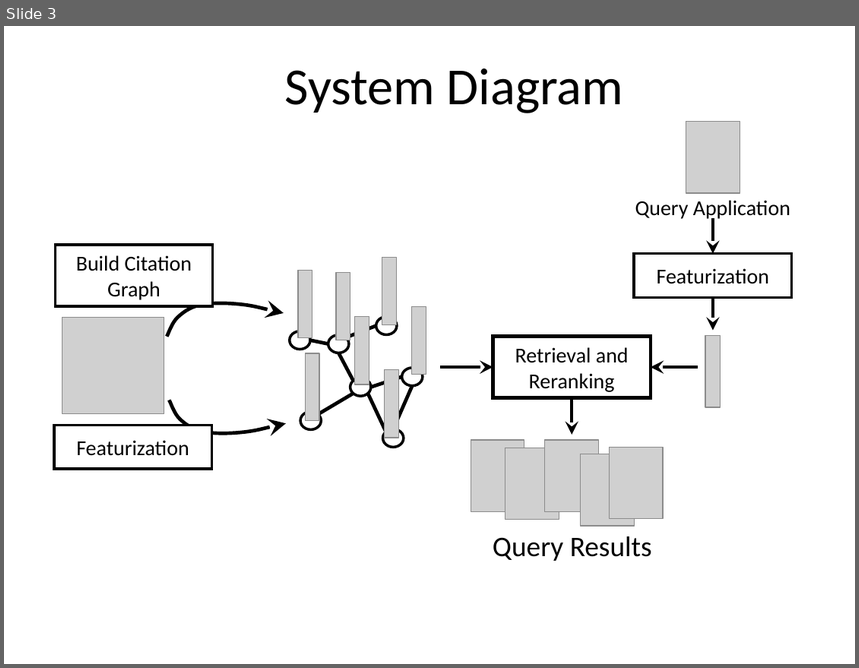
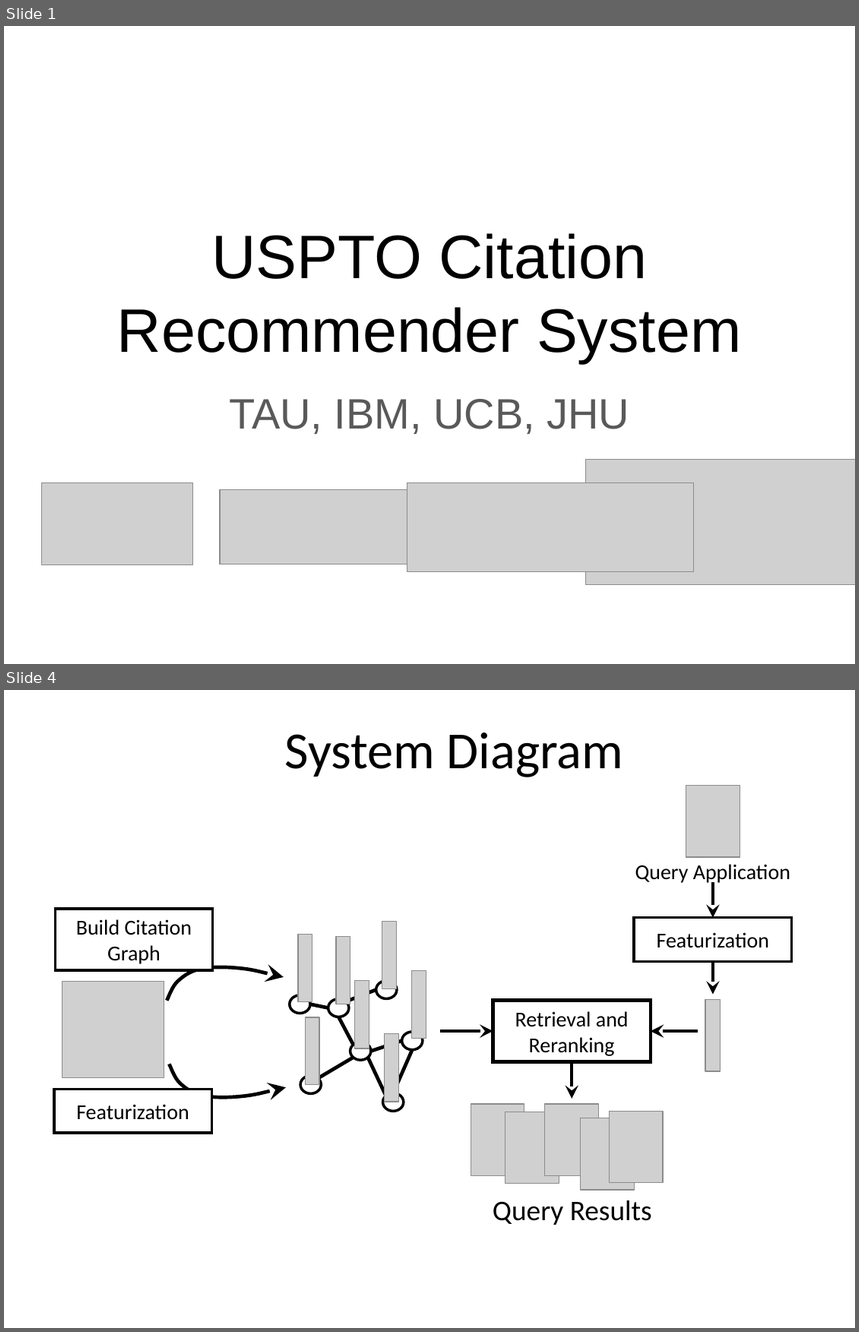
Before and after one commit to alexgittens/XDataUSPTOHackathon, a slide deck: XDATA_Sep2016_klevin_slides.pptx. Shown one above the other, each under a label of ours: slide 3 before the commit, slides 1 and 4 after it; the slides between them are not shown. The pictures are 859x668 and 859x1332 pixels, drawn with LibreOffice and Linux fonts; fonts in the diff are those of the drawing; grey boxes stand for pictures; background and template pictures are left out. Boxes give left, top, right and bottom in pixels: in the first picture for what was removed or moved away, otherwise in the second. Text is boxed around its words. In the diff, an @@ line names an element or a change of style, - is before the commit and + after.

```diff
--- a/XDATA_Sep2016_klevin_slides.pptx
+++ b/XDATA_Sep2016_klevin_slides.pptx
@@ slide 1 added at box(4, 26, 855, 664), background #FFFFFF @@
@@ title added at box(117, 233, 741, 363), 52 pt, text #000000 @@
+USPTO Citation Recommender System
@@ subtitle added at box(229, 399, 629, 434), 36 pt, text #595959 @@
+TAU, IBM, UCB, JHU
@@ picture added at box(586, 459, 855, 585) @@
@@ picture added at box(41, 483, 193, 566) @@
@@ picture added at box(220, 490, 416, 565) @@
@@ picture added at box(408, 483, 694, 572) @@
@@ what was slide 3 is now slide 4 @@
```
Also in this commit, not shown: 9 slides changed, 1 other slide added.
